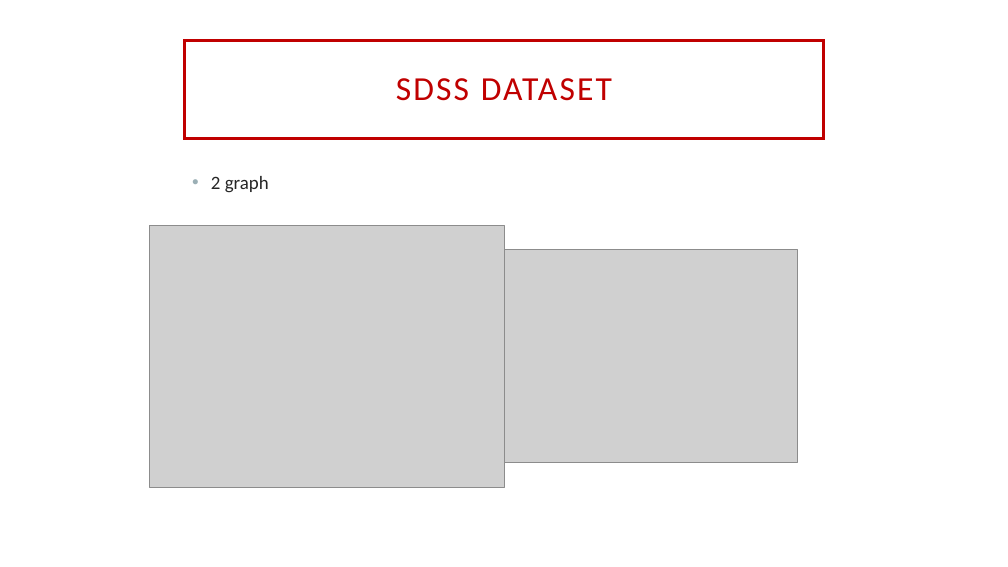
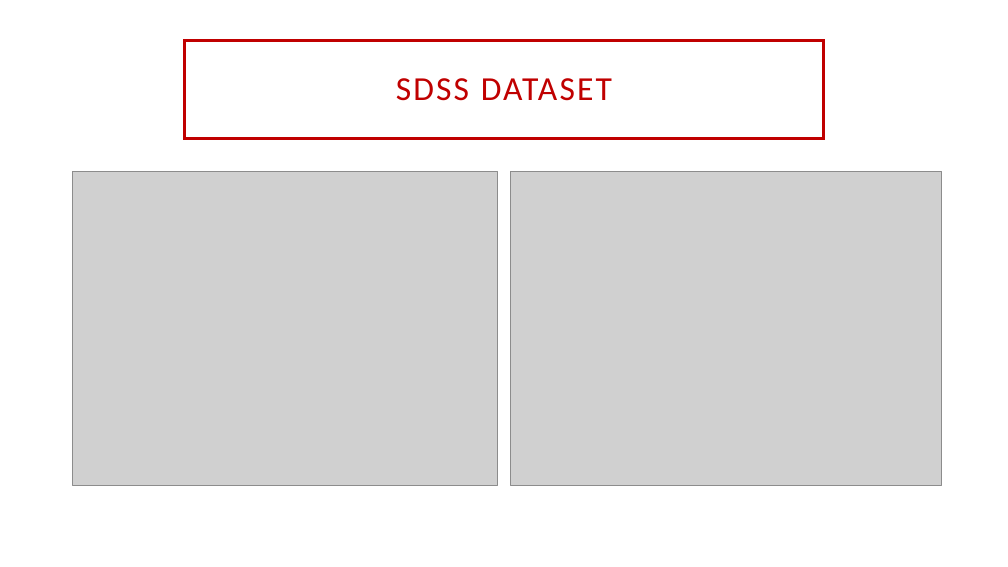
Before and after one commit to NoemiMzz/LabDataAnalysis, a slide deck: slide 6 of Group2_presentation.pptx (slide 5 before the commit). Drawn at 1008x567 pixels with LibreOffice and Linux fonts; fonts in the diff are those of the drawing; grey boxes stand for pictures; background and template pictures are left out. Boxes give left, top, right and bottom in pixels: in the first picture for what was removed or moved away, otherwise in the second. Text is boxed around its words. In the diff, an @@ line names an element or a change of style, - is before the commit and + after.

```diff
--- a/Group2_presentation.pptx
+++ b/Group2_presentation.pptx
@@ picture: place and size @@
-picture at [150, 225, 504, 487]
+picture at [73, 172, 498, 485]
@@ text removed at [211, 176, 269, 193] @@
-• 2 graph
@@ picture added at [510, 172, 942, 485] @@
@@ picture removed at [504, 250, 798, 463] @@
```
Also in this commit, not shown: 4 other slides changed, 7 slides added, 5 slides removed, 1 other file.
